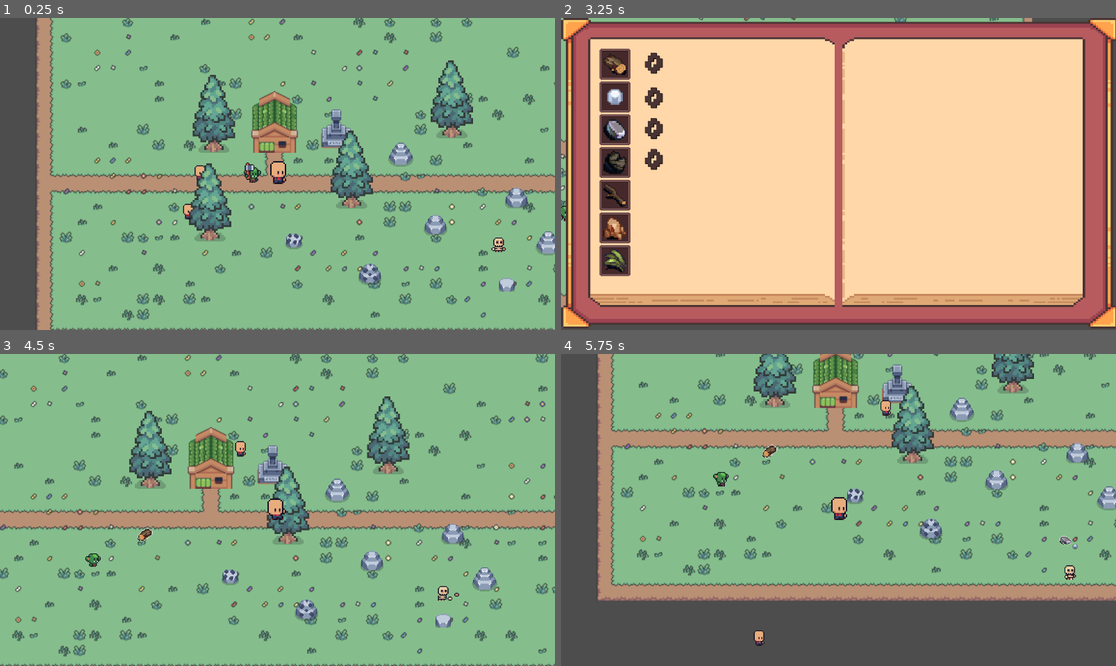
Above: before the commit, frames 1-4 (two rows, left to right).
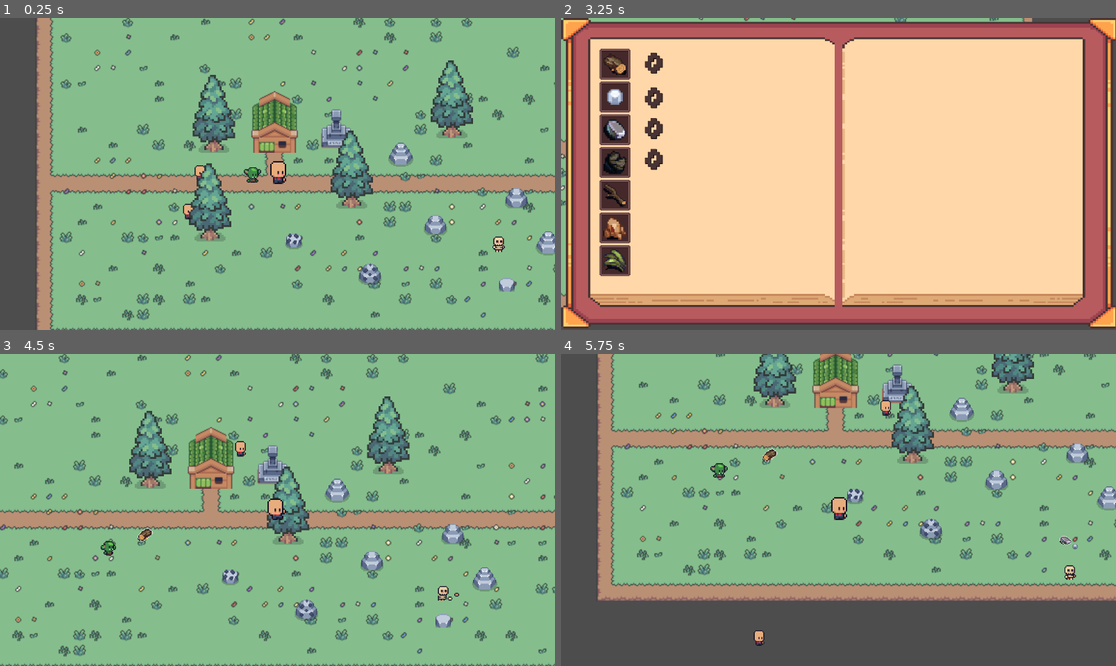
Above: after the commit, the same moments.

Repository: Inkanari/Tinytown
Game: Godot game, scene res://pueblo.tscn
The game is run twice, just before and just after one commit, with the same random seed, the same clock (stepped at 60 frames per second) and the same inputs. The project has no main scene, so this scene is started directly.
Inputs:
- Up to frame 1 (0.25 s): no input
- Up to frame 2 (3.25 s): hold D (derecha) 0.53-1.28 s; hold Q (golpe) 0.53-1.28 s; hold S (abajo) 1.28-2.03 s; tap P (UI_single) at 1.35 s; tap Q (golpe) at 1.55, 2.85 s; tap Enter at 2 s; hold D (derecha) 2.03-2.78 s; hold Q (golpe) 2.03-2.78 s; tap Space at 2.75 s; hold W (arriba) from 2.78 s (still down)
- Up to frame 3 (4.5 s): tap Enter at 3.5 s; release W (arriba) at 3.53 s; hold Q (golpe) 3.53-4.28 s; hold A (izquierda) from 3.53 s (still down); tap P (UI_single) at 3.6 s; tap Q (golpe) at 4.35 s
- Up to frame 4 (5.75 s): release A (izquierda) at 5.03 s; hold S (abajo) from 5.03 s (still down); hold Q (golpe) from 5.03 s (still down)

The runs differ from the first frame. In frame 1, 0.2% of the frame differs, in the area x 43-92%, y 46-76%; in frame 2, less than 0.1%; in frame 3, 0.2%; in frame 4, 0.3%, in the area x 26-40%, y 28-43%.

Commit message:
ahi te va la imitacion de tu codigo en el mio del duende

Diff:
--- a/duende.gd
+++ b/duende.gd
@@ -10,7 +10,7 @@
 #IA
 @export var identificacion_minima: float = 28.0
 @export var daño: int = 2
-@export var daño_intervalo: float = 0.3
+@export var daño_intervalo: float = 0.5
 var objetivo_arbol: Node2D = null
 @onready var deteccion = $Deteccion
 @onready var cadencia: Timer = $cadencia
@@ -59,22 +59,25 @@
 			velocity = Vector2.ZERO
 		estado.Quieto:
 			velocity = Vector2.ZERO
+			_process_quieto(delta)
 	#movimiento
-	if is_moving:
+	if is_moving and estado_actual == estado.Patrullar:
 		var direction = (patrol_target - global_position).normalized()
 		velocity = direction * speed
 		if global_position.distance_to(patrol_target) < 10.0:
 			velocity = Vector2.ZERO
 			is_moving = false
 			timer.start()
-	else:
-		velocity = Vector2.ZERO
-
 	move_and_slide()
 func _on_timer_timeout() -> void:
-	_selecciona_objetivo()
-	is_moving = true
+	if estado_actual == estado.Quieto:
+		_selecciona_objetivo()
+		is_moving = true
+		estado_actual = estado.Patrullar
 #maquina de estados"
+func _process_quieto(delta: float) -> void:
+	Vector2.ZERO
+	_play_anim("Quieto")
 func _process_patrullar(delta: float) -> void:
 	var direccion = patrol_target - global_position
 	if direccion.length() < 8.0:
@@ -90,6 +93,7 @@
 	var direccion = objetivo_arbol.global_position - global_position
 	var distancia = direccion.length()
 	if distancia <= identificacion_minima:
+		velocity = Vector2.ZERO
 		estado_actual = estado.Talar
 		_play_anim("talar")
 		cadencia.start()
@@ -103,11 +107,12 @@
 		if estado_actual == estado.Talar:
 			return
 		objetivo_arbol = body
+		is_moving = false
 		estado_actual = estado.Al_arbol #al otro arbol
 		if body.has_signal("caer"):
 			body.connect("caer", Callable(self, "_on_arbol_caida"))
 func _on_deteccion_body_exited(body: Node2D) -> void:
-	if body == objetivo_arbol:
+	if body == objetivo_arbol and estado_actual != estado.Talar:
 		_cancela_objetivo()
 #talar
 func _on_cadencia_tick () -> void: #se refiere a cada golpe del hacha
@@ -137,11 +142,11 @@
 			objetivo_arbol.disconnect("caer", Callable(self, "_on_arbol_caida"))
 		if objetivo_arbol.has_method("set"):
 			objetivo_arbol.set("ocupado", false)
-		objetivo_arbol = null
-		cadencia.stop()
-		_play_anim("Quieto")
-		_selecciona_objetivo()
-		estado_actual = estado.Patrullar
+	objetivo_arbol = null
+	cadencia.stop()
+	_play_anim("Quieto")
+	_selecciona_objetivo()
+	estado_actual = estado.Patrullar
 #animacion
 func _play_anim(name: String) -> void:
 	if anim:
--- a/esqueleto.tscn
+++ b/esqueleto.tscn
@@ -207,8 +207,6 @@
 [node name="AnimatedSprite2D" type="AnimatedSprite2D" parent="."]
 texture_filter = 1
 sprite_frames = SubResource("SpriteFrames_qahio")
-animation = &"Quieto"
-frame = 3
-frame_progress = 0.668355
+animation = &"Minar"
 
 [connection signal="timeout" from="Timer" to="." method="_on_timer_timeout"]
